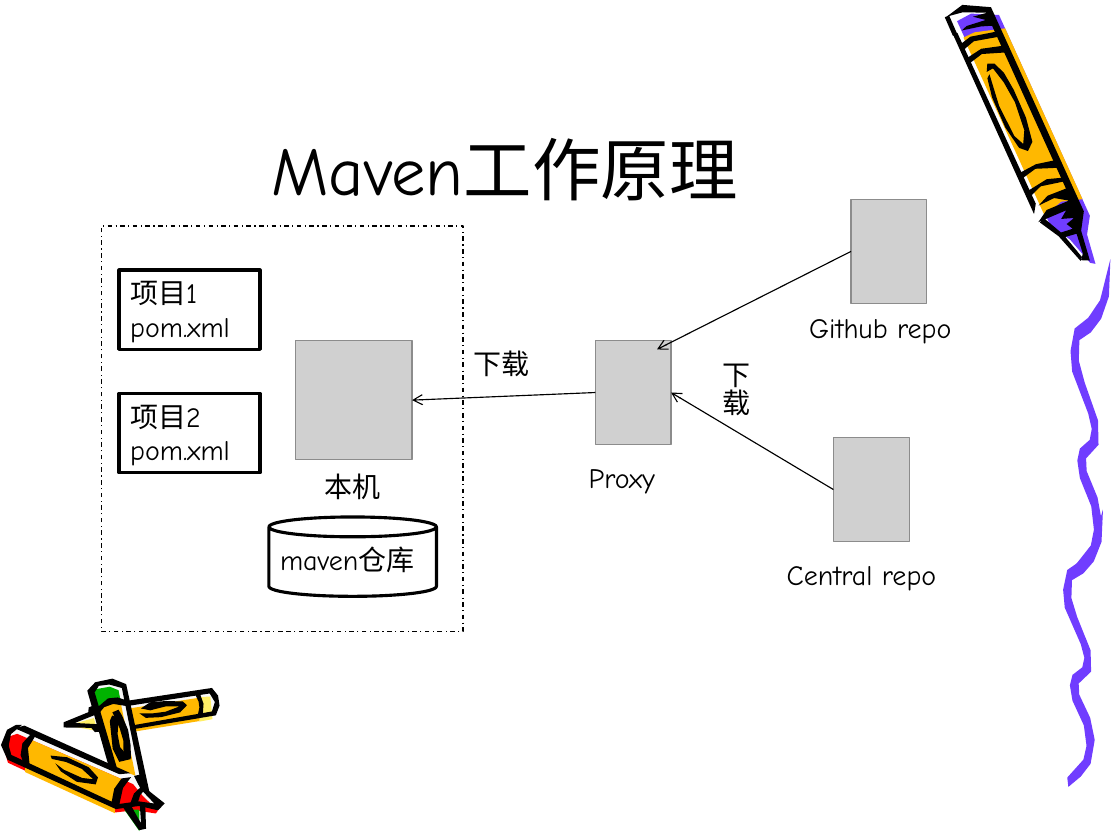
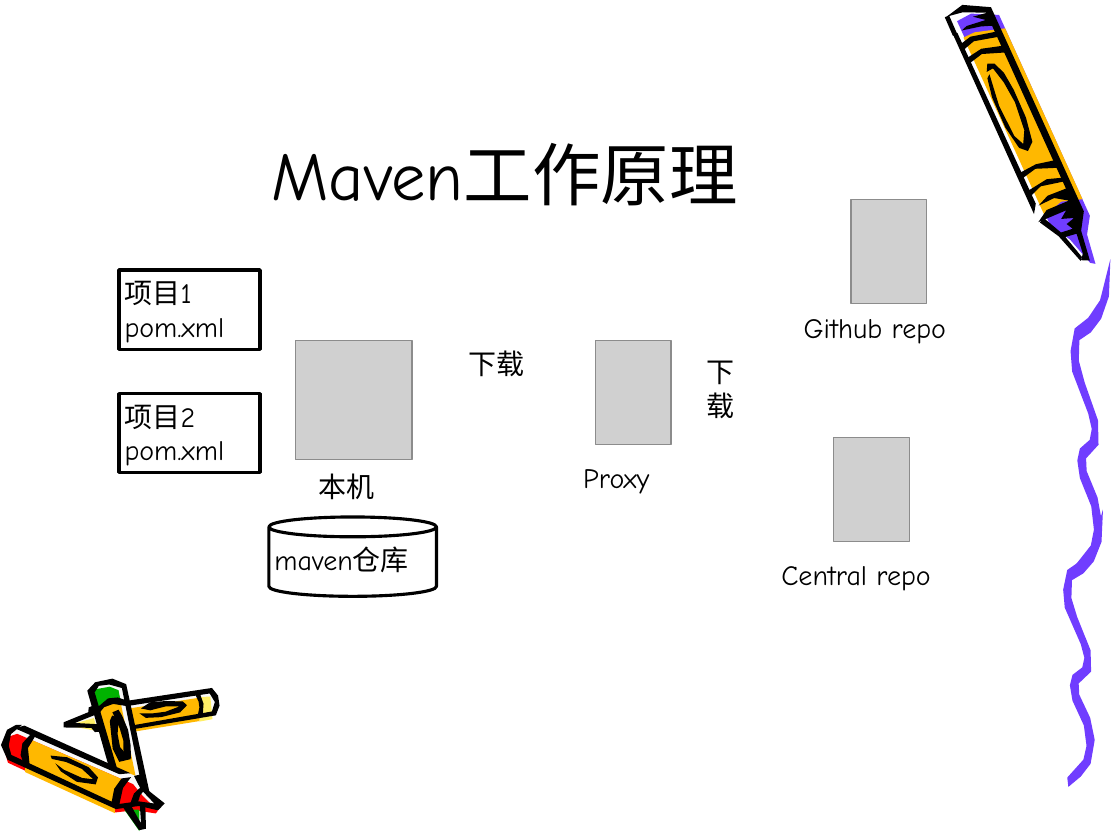
Before and after one commit to yanshuai/yanshuai.github.io, a slide deck: slide 5 of data/maven.pptx. Drawn at 1120x840 pixels with LibreOffice and Linux fonts; fonts in the diff are those of the drawing; grey boxes stand for pictures. Boxes give left, top, right and bottom in pixels: in the first picture for what was removed or moved away, otherwise in the second. Text is boxed around its words. In the diff, an @@ line names an element or a change of style, - is before the commit and + after.

```diff
--- a/data/maven.pptx
+++ b/data/maven.pptx
@@ title "Maven工作原理": place and size @@
-title "Maven工作原理" at bbox=[272, 138, 738, 201]
+title "Maven工作原理" at bbox=[272, 143, 738, 206]
@@ rectangle removed at bbox=[102, 226, 464, 632] @@
@@ arrow removed from (851, 251) to (657, 349) @@
@@ text "项目1": place and size @@
-text "项目1" at bbox=[119, 270, 260, 349]
+text "项目1" at bbox=[125, 280, 225, 343]
@@ rectangle added at bbox=[119, 270, 260, 349], fill #FFFFFF, outline #000000 2 pt @@
@@ text "Github repo": place and size @@
-text "Github repo" at bbox=[809, 319, 951, 344]
+text "Github repo" at bbox=[804, 319, 946, 344]
@@ text "项目2": place and size @@
-text "项目2" at bbox=[119, 393, 260, 473]
+text "项目2" at bbox=[125, 404, 225, 466]
@@ rectangle added at bbox=[119, 393, 260, 473], fill #FFFFFF, outline #000000 2 pt @@
@@ arrow removed from (595, 392) to (412, 400) @@
@@ arrow removed from (833, 489) to (671, 392) @@
@@ font Comic Neue to Noto Sans CJK SC in 3 elements at bbox=[707, 360, 735, 418], bbox=[469, 350, 525, 377], bbox=[319, 473, 375, 500] @@
@@ text "Proxy": place and size @@
-text "Proxy" at bbox=[589, 469, 655, 494]
+text "Proxy" at bbox=[583, 469, 649, 494]
@@ fill #FFFFFF to none; outline #000000 2 pt to none in 3 elements at bbox=[125, 280, 225, 343], bbox=[125, 404, 225, 466], bbox=[274, 546, 408, 573] @@
@@ text "maven仓库": place and size @@
-text "maven仓库" at bbox=[269, 517, 437, 597]
+text "maven仓库" at bbox=[274, 546, 408, 573]
@@ freeform shape added at bbox=[269, 517, 437, 597], fill #FFFFFF @@
@@ freeform shape added at bbox=[269, 517, 437, 597], outline #000000 2 pt @@
@@ text "Central repo": place and size @@
-text "Central repo" at bbox=[787, 566, 936, 591]
+text "Central repo" at bbox=[781, 566, 930, 591]
```
Also in this commit, not shown: 10 other slides changed, 2 other files.
